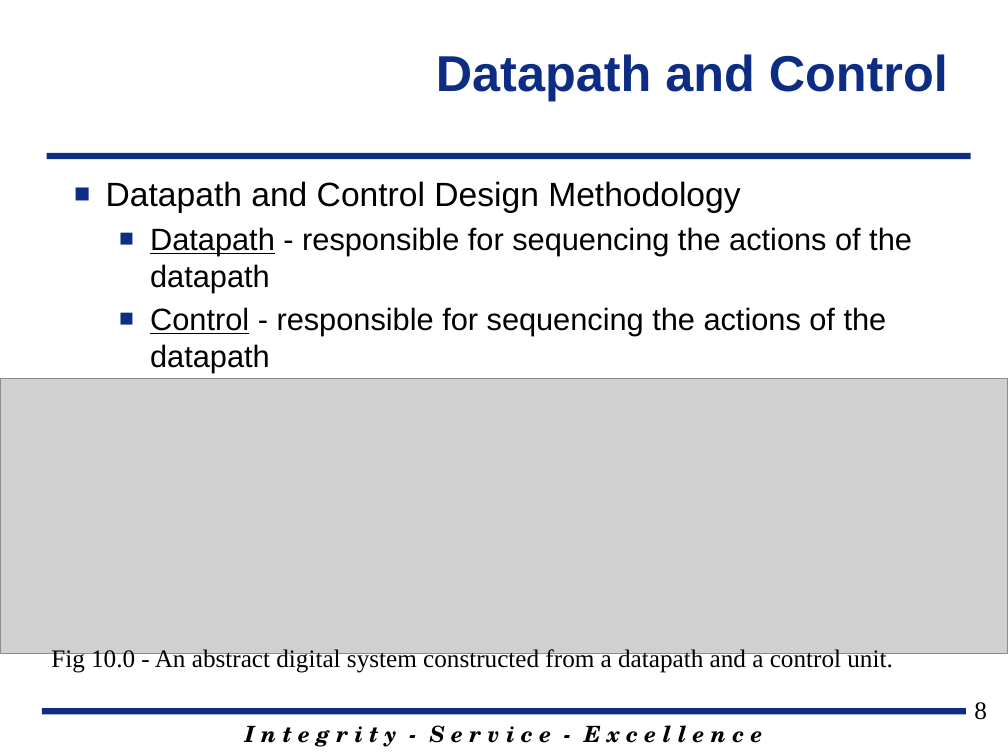
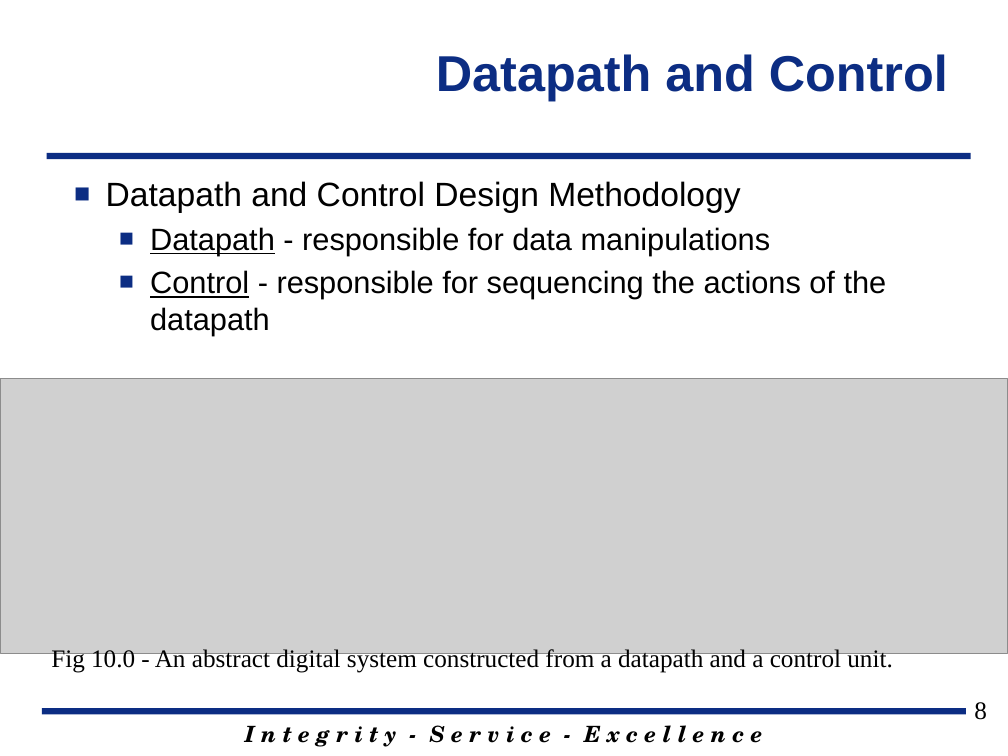
Before and after one commit to jfalkinburg/ECE383_web, a slide deck: slide 8 of lecture/slides/ECE_383_Lec10.pptx. Drawn at 1008x756 pixels with LibreOffice and Linux fonts; fonts in the diff are those of the drawing; grey boxes stand for pictures; background and template pictures are left out. Boxes give left, top, right and bottom in pixels: in the first picture for what was removed or moved away, otherwise in the second. Text is boxed around its words. In the diff, an @@ line names an element or a change of style, - is before the commit and + after.

```diff
--- a/lecture/slides/ECE_383_Lec10.pptx
+++ b/lecture/slides/ECE_383_Lec10.pptx
@@ text at bbox=[150, 227, 771, 255]: text changed @@
-  ■ Datapath - responsible for sequencing the actions of the datapath
+  ■ Datapath - responsible for data manipulations
```
Also in this commit, not shown: 1 other slide changed, 6 slides added.
